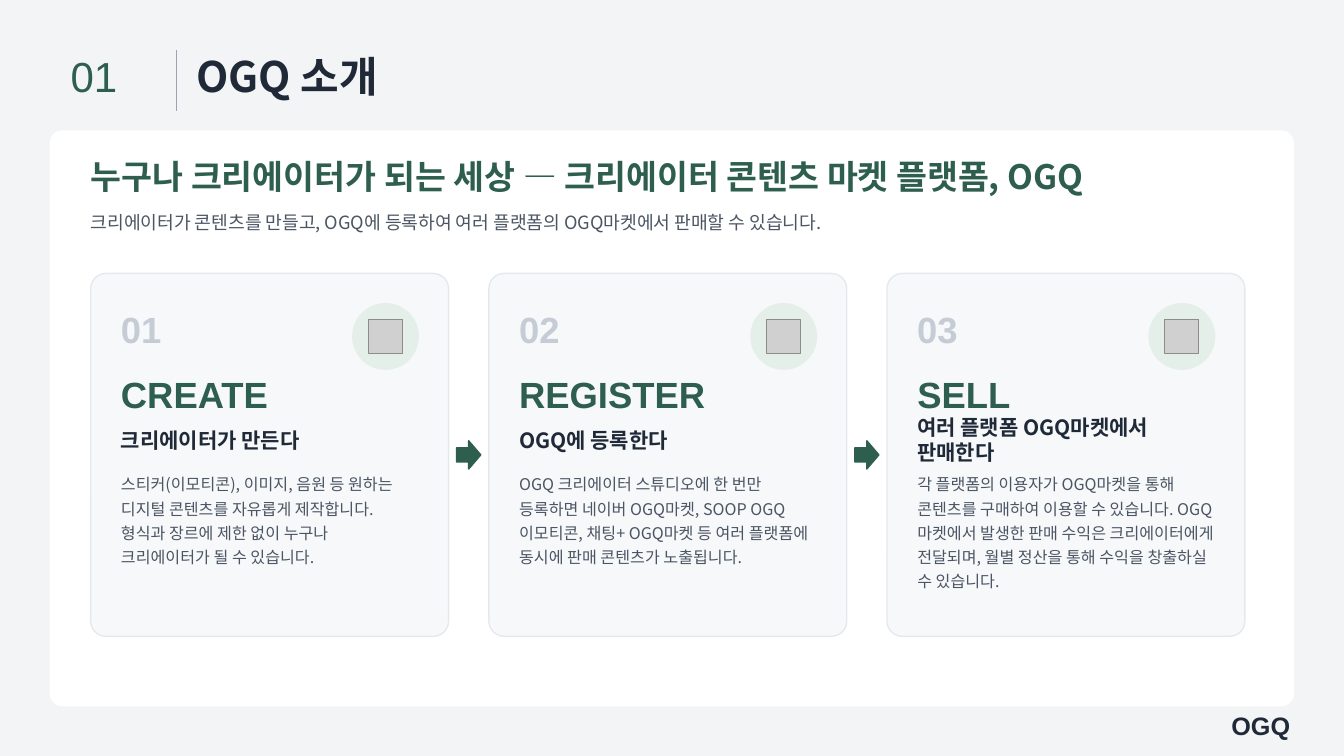
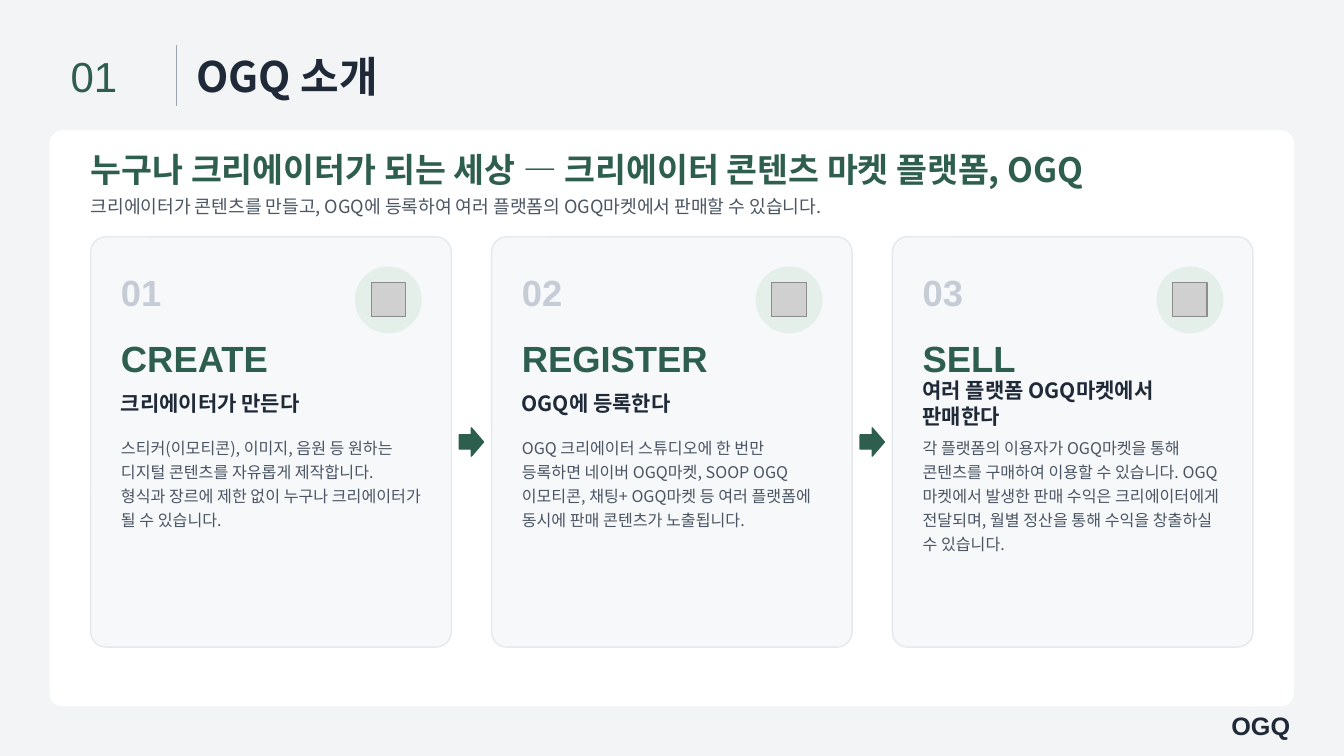
Before and after one commit to loveet3-hue/ogq-banner-generator, a slide deck: slide 4 of playbook/template_v2.pptx. Drawn at 1344x756 pixels with LibreOffice and Linux fonts; fonts in the diff are those of the drawing; grey boxes stand for pictures. Boxes give left, top, right and bottom in pixels: in the first picture for what was removed or moved away, otherwise in the second. Text is boxed around its words. In the diff, an @@ line names an element or a change of style, - is before the commit and + after.

```diff
--- a/playbook/template_v2.pptx
+++ b/playbook/template_v2.pptx
@@ line moved from (176, 50) - (176, 111) to (176, 45) - (176, 106) @@
@@ text "누구나 크리에이터가 되는 세상 — ...": place and size @@
-text "누구나 크리에이터가 되는 세상 — ..." at bbox=[91, 160, 1084, 196]
+text "누구나 크리에이터가 되는 세상 — ..." at bbox=[91, 153, 1084, 189]
@@ text "크리에이터가 콘텐츠를 만들고, OGQ에 등록하여 ...": place and size @@
-text "크리에이터가 콘텐츠를 만들고, OGQ에 등록하여 ..." at bbox=[91, 214, 821, 233]
+text "크리에이터가 콘텐츠를 만들고, OGQ에 등록하여 ..." at bbox=[91, 198, 821, 217]
@@ rounded rectangle: place and size @@
-rounded rectangle at bbox=[91, 273, 449, 636]
+rounded rectangle at bbox=[91, 237, 452, 647]
@@ rounded rectangle: place and size @@
-rounded rectangle at bbox=[489, 273, 847, 636]
+rounded rectangle at bbox=[492, 237, 853, 647]
@@ rounded rectangle: place and size @@
-rounded rectangle at bbox=[887, 273, 1245, 636]
+rounded rectangle at bbox=[892, 237, 1253, 647]
@@ 8 texts, 2 pictures, 2 ellipses: place and size @@
-8 texts, 2 pictures, 2 ellipses at bbox=[353, 303, 1214, 589]
+8 texts, 2 pictures, 2 ellipses at bbox=[356, 267, 1219, 552]
@@ ellipse: place and size @@
-ellipse at bbox=[1149, 303, 1215, 369]
+ellipse at bbox=[1157, 267, 1223, 333]
@@ picture: place and size @@
-picture at bbox=[1165, 320, 1199, 354]
+picture at bbox=[1173, 283, 1207, 318]
@@ 4 texts: place and size @@
-4 texts at bbox=[121, 318, 393, 565]
+4 texts at bbox=[121, 281, 421, 528]
@@ right arrow: place and size @@
-right arrow at bbox=[457, 441, 481, 469]
+right arrow at bbox=[460, 429, 484, 457]
@@ right arrow: place and size @@
-right arrow at bbox=[855, 441, 879, 469]
+right arrow at bbox=[860, 429, 884, 457]
```
Also in this commit, not shown: 29 other slides changed, 4 other files.
